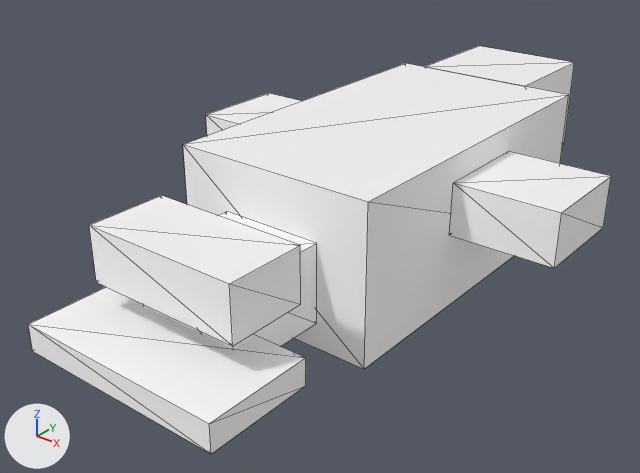
The glTF model models/creatures/seal/model.gltf: old version first, new version second.
One viewpoint serves both versions: a 50 mm lens placed at (1.132, -1.685, 1.166), pointed at (-0.053, -0.204, 0.247). Every picture has the same lights, and +X, +Y and +Z are marked at lower left. The older version comes first. Mesh edges are drawn as thin lines. Vertices at exactly the same position are counted once.
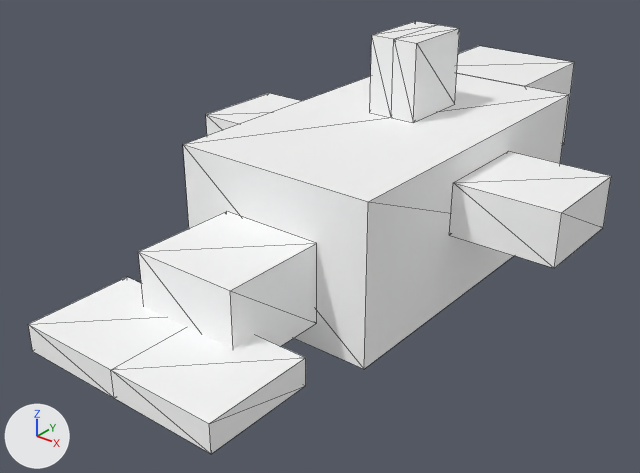
Changed parts and their boxes (x1, y1, x2, y2) in the pictures (640 x 473 px):
'mesh', reshaped (6% taller): before (28, 46, 611, 454); after (28, 21, 611, 454)
part 1 of me_mesh_0, deleted: before (89, 195, 301, 346)
part 2 of me_mesh_0, cut back: before (28, 287, 305, 454); after (28, 277, 305, 454)
part 3 of me_mesh_0, added: after (370, 21, 460, 123)

What changed in the scene script:
```text
Change me_mesh_0:
    used by ob_mesh; location = (0.0, 0.0, 0.0)
    remove me_mesh_0.from_pydata(...)  # 72 vertices, 108 faces; spans x -0.5..0.5, y -0.88..0.75, z 0.12..0.5
    add me_mesh_0.from_pydata(...)  # 80 vertices, 132 faces; spans x -0.5..0.5, y -0.88..0.75, z 0.12..0.69
    me_mesh_0 part 1: the loose piece of 8 vertices spanning x -0.19..0.19, y -0.75..-0.56, z 0.31..0.44 is deleted
    me_mesh_0 part 2
    8 faces are deleted
    4 vertices are added at (0.0, -0.88, 0.19), (0.0, -0.88, 0.25), (0.0, -0.62, 0.19), (0.0, -0.62, 0.25)
    20 new faces join them
    me_mesh_0 part 3
    6 vertices are added at (-0.06, 0.0, 0.5), (0.0, 0.0, 0.5), (-0.06, 0.0, 0.69), (0.0, 0.0, 0.69), (0.06, 0.0, 0.5), (0.06, 0.0, 0.69)
    6 new vertices lie (0.0, 0.19, 0.0) away from vertices in x -0.06..0.06, y 0.0, z 0.5..0.69
    24 new faces join them
```
